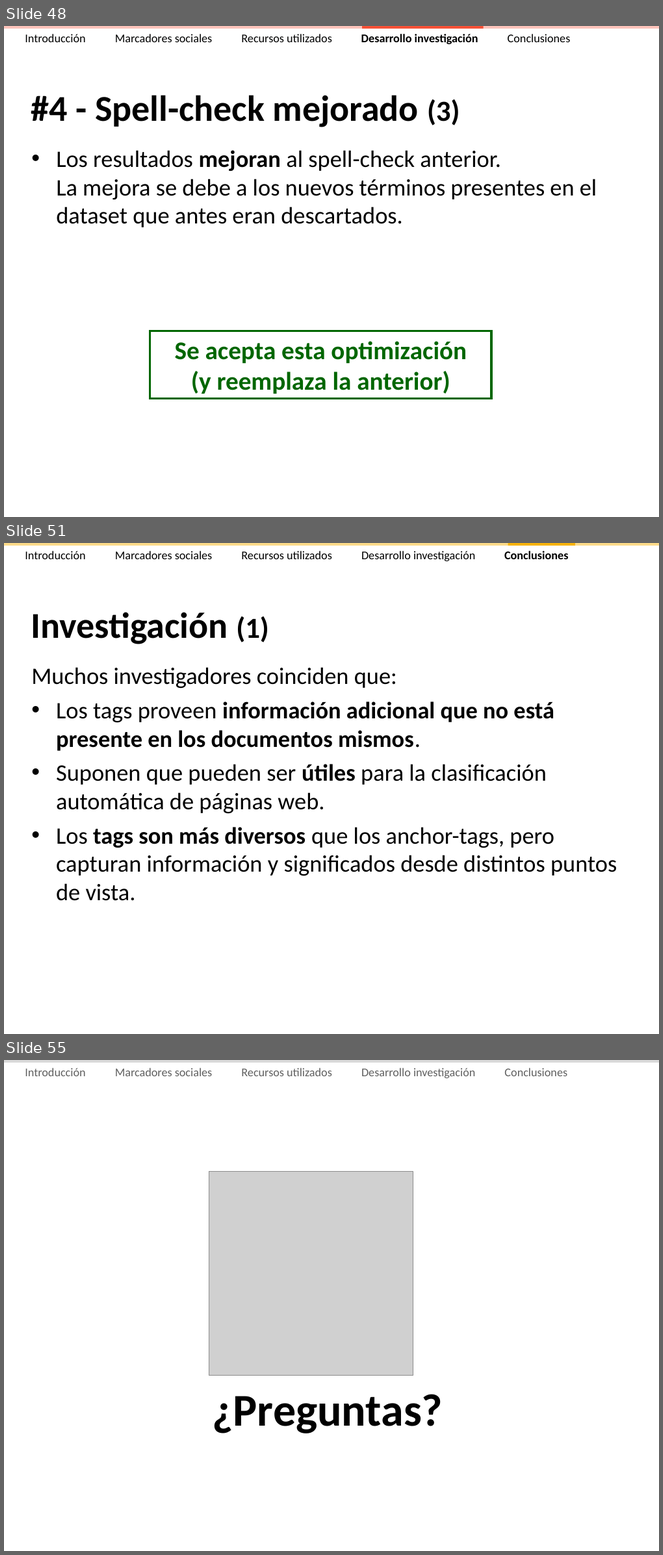
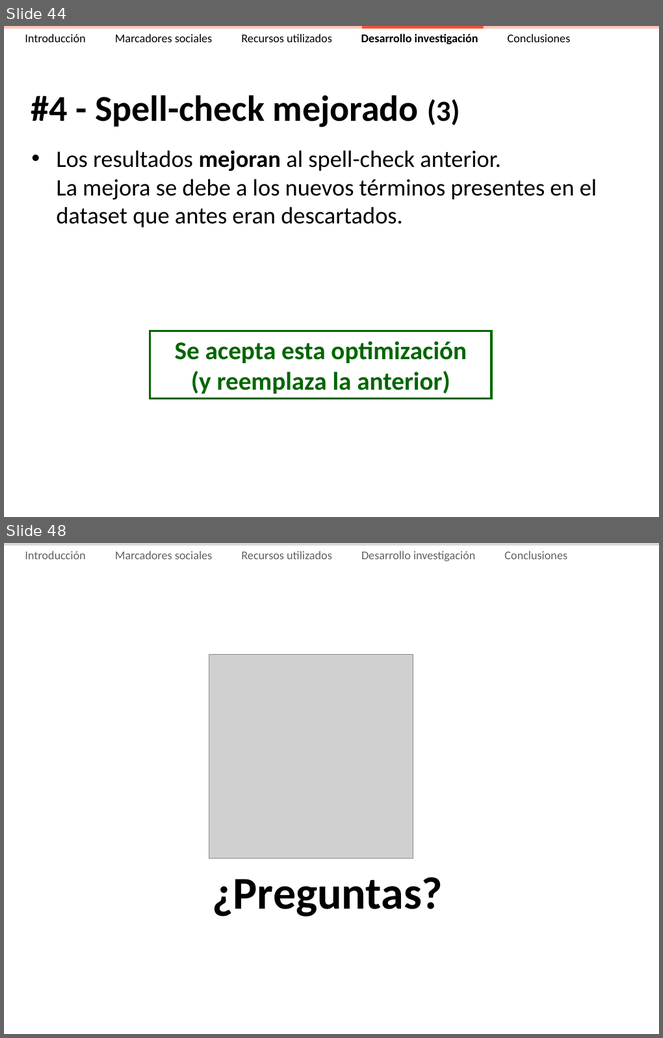
Before and after one commit to ak907kenai/nicotournetesis, a slide deck: docs_trunk/Presentación/Nicolás Tourné - Presentación Tesis (v2.4).ppt. Shown one above the other, each under a label of ours: slides 48, 51 and 55 before the commit, slides 44 and 48 after it; the slides between them are not shown. The pictures are 663x1555 and 663x1038 pixels, drawn with LibreOffice and Linux fonts; fonts in the diff are those of the drawing; grey boxes stand for pictures. Boxes give left, top, right and bottom in pixels: in the first picture for what was removed or moved away, otherwise in the second. Text is boxed around its words. In the diff, an @@ line names an element or a change of style, - is before the commit and + after.

```diff
--- a/docs_trunk/Presentación/Nicolás Tourné - Presentación Tesis (v2.4).ppt
+++ b/docs_trunk/Presentación/Nicolás Tourné - Presentación Tesis (v2.4).ppt
@@ slide 51 removed at box(4, 543, 659, 1034), background #FFFFFF @@
@@ rectangle removed at box(4, 543, 659, 546) @@
@@ text removed at box(25, 551, 568, 561) @@
-Introducción Marcadores sociales Recursos utilizados Desarrollo investigación Conclusiones
@@ rectangle removed at box(508, 543, 575, 546) @@
@@ title removed at box(31, 612, 269, 644) @@
-Investigación (1)
@@ text removed at box(31, 667, 617, 901) @@
-Muchos investigadores coinciden que:
-• Los tags proveen información adicional que no está presente en los documentos mismos.
-• Suponen que pueden ser útiles para la clasificación automática de páginas web.
-• Los tags son más diversos que los anchor-tags, pero capturan información y significados desde distintos puntos de vista.
@@ what was slide 48 is now slide 44 @@
@@ what was slide 55 is now slide 48 @@
```
Also in this commit, not shown: 18 slides changed, 2 slides added, 8 other slides removed, 1 other file.
